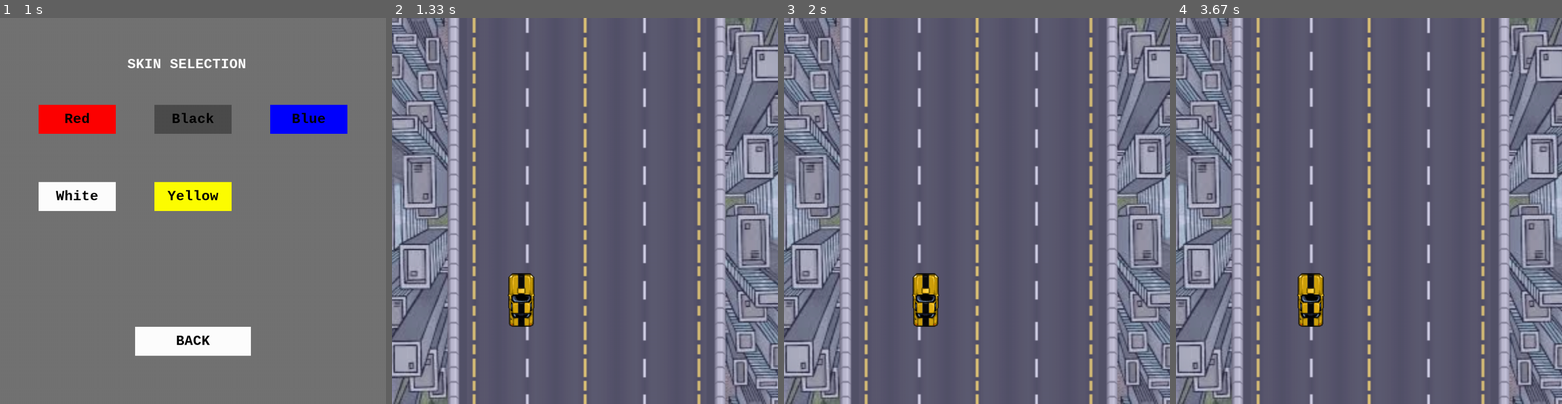
Above: before the commit, frames 1-4 (left to right).
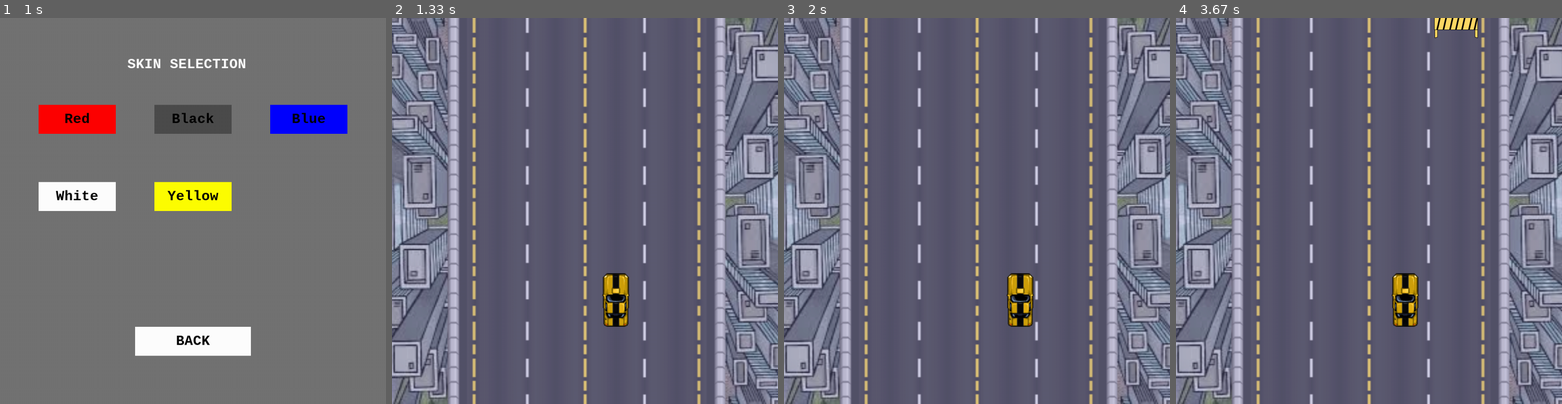
Above: after the commit, the same moments.

Repository: DenisSanchezz/PygameCarProject
Game: pygame game, started from Car Game/CarGame.py
The game is run twice, just before and just after one commit, with the same random seed, the same clock (stepped at 60 frames per second) and the same inputs.
Inputs (mouse positions are in pixels of both pictures, inside the frame that each line leads up to):
- Up to frame 1 (1 s): click "PLAY" at 0.38 s; click (308, 118) at 0.72 s
- Up to frame 2 (1.33 s): click (585, 195) at 1.15 s
- Up to frame 3 (2 s): hold Right 1.43-1.9 s; hold Right from 1.93 s (still down)
- Up to frame 4 (3.67 s): release Right at 2.4 s; hold Left 2.43-2.97 s; hold Left 3-3.4 s; hold Right from 3.43 s (still down)

Frame 1 is identical in both runs. In frame 2, 1.8% of the frame differs, in the area x 30-62%, y 66-80%; in frame 3, 1.8%; in frame 4, 2.2%, in the area x 31-79%, y 0-80%.

Commit message:
Update CarGame.py

Diff:
--- a/Car Game/CarGame.py
+++ b/Car Game/CarGame.py
@@ -269,6 +269,19 @@
     for spritePath in npcCarSprites:
         npcSurfaces.append(pygame.image.load(os.path.join(scriptDir, "Graphics/Sprites", spritePath)).convert_alpha())
 
+    #obstacles
+    #575
+    barrierX = 725
+    barrierY = 600
+
+    barrierObstacle = pygame.image.load(os.path.join(scriptDir, "Graphics/Sprites","ObstacleOne.png")).convert_alpha()
+    barrierObstacleRect = barrierObstacle.get_rect(midbottom=(barrierX, barrierY))
+
+    barrierSpawnRate = 1 #0.005
+    barrierSpeed = .51
+
+    barriers = []
+
     #player speed adjust to whatever
     playerSpeed = 1
 
@@ -318,8 +331,8 @@
 
             #if there is enough space for a new car
             if spawnNewCar:
-                lane = random.randint(1, 2)  #randomly select a lane on the left
-                npcX = 275 if lane == 1 else 425
+                leftLane = random.randint(1, 2)  #randomly select a lane on the left
+                npcX = 275 if leftLane == 1 else 425
                 npcY = -200  #off screen coordinate
                 npcRect = npcSurface.get_rect(midbottom=(npcX, npcY))
                 npcCars.append(npcRect)
@@ -332,9 +345,30 @@
             if playerRect.colliderect(npcRect):
                 #put logic for when the player hits another car here
                 #
-                pass
-
-
+                print("you hit a car")
+
+        if random.random() < barrierSpawnRate:
+            spawnNewBarrier = True
+            for barrierObstacleRect in barriers:
+                if abs(barrierObstacleRect.x - barrierX) < barrierObstacleRect.width * 2:
+                    spawnNewBarrier = False
+                    break
+
+            if spawnNewBarrier:
+                rightLane = random.randint(1, 2)
+                barrierX = 575 if rightLane == 1 else 725
+                barrierY = -100
+                barrierObstacleRect = barrierObstacle.get_rect(midbottom=(barrierX, barrierY))
+                barriers.append(barrierObstacleRect)
+
+        for barrierObstacleRect in barriers[:]:
+            barrierObstacleRect.y += barrierSpeed
+            if barrierObstacleRect.y > 1000:
+                barriers.remove(barrierObstacleRect)
+            if playerRect.colliderect(barrierObstacleRect):
+                print("you hit the barrier")
+
+        print(barrierObstacleRect.y)
         #road boundaries
         playerX = max(170, min(775, playerX))
 
@@ -346,6 +380,7 @@
         screen.blit(roadSurface, roadSurfaceRect)
         screen.blit(playerSurface, playerRect)
         screen.blit(npcSurface, npcRect)
+        screen.blit(barrierObstacle, barrierObstacleRect)
 
 
         #update display
@@ -402,7 +437,7 @@
     levelSelectText = "Select Level"
 
     # player variable
-    playerX = 300
+    playerX = 545
     playerY = 800
 
     #playerSurface = pygame.image.load(os.path.join(scriptDir,"Graphics/Sprites","sprite.png")).convert_alpha()
